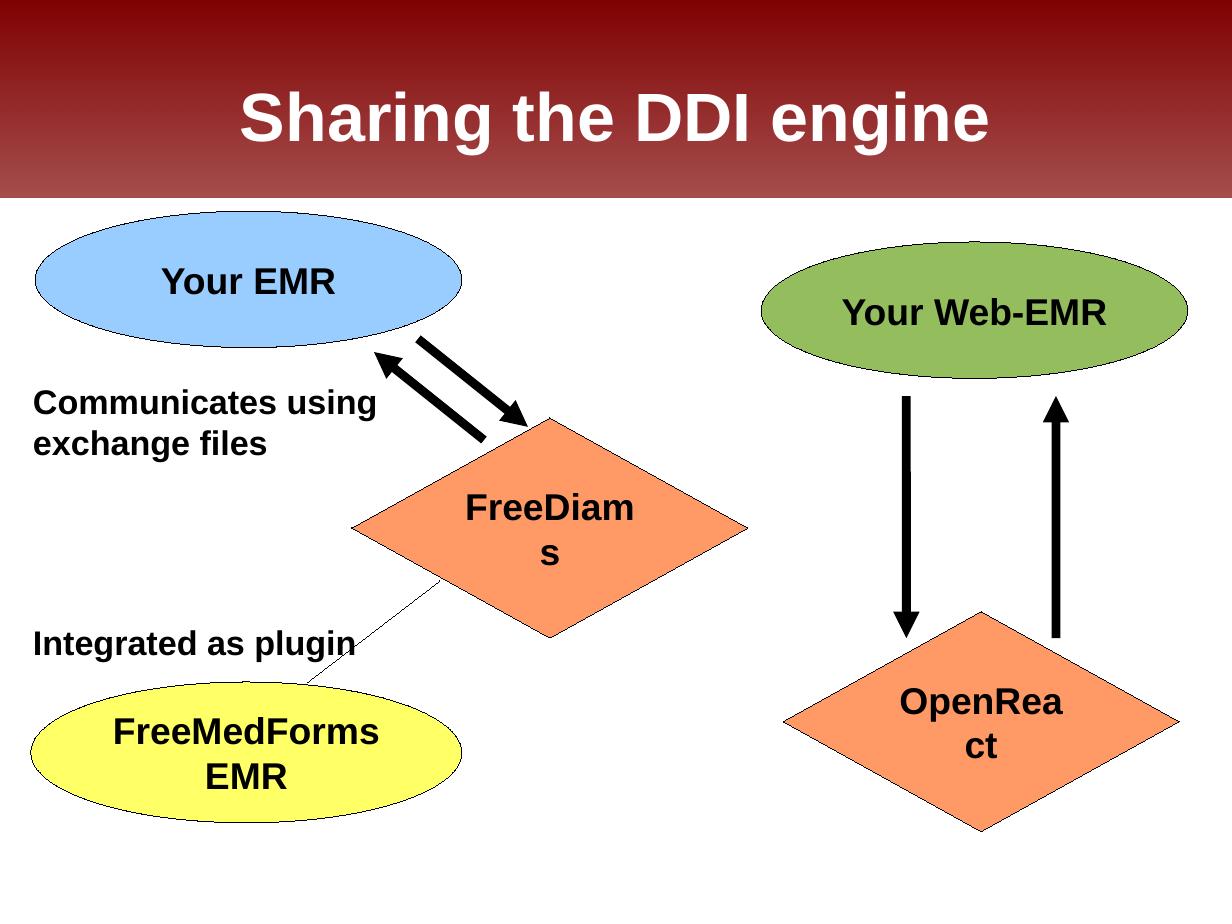
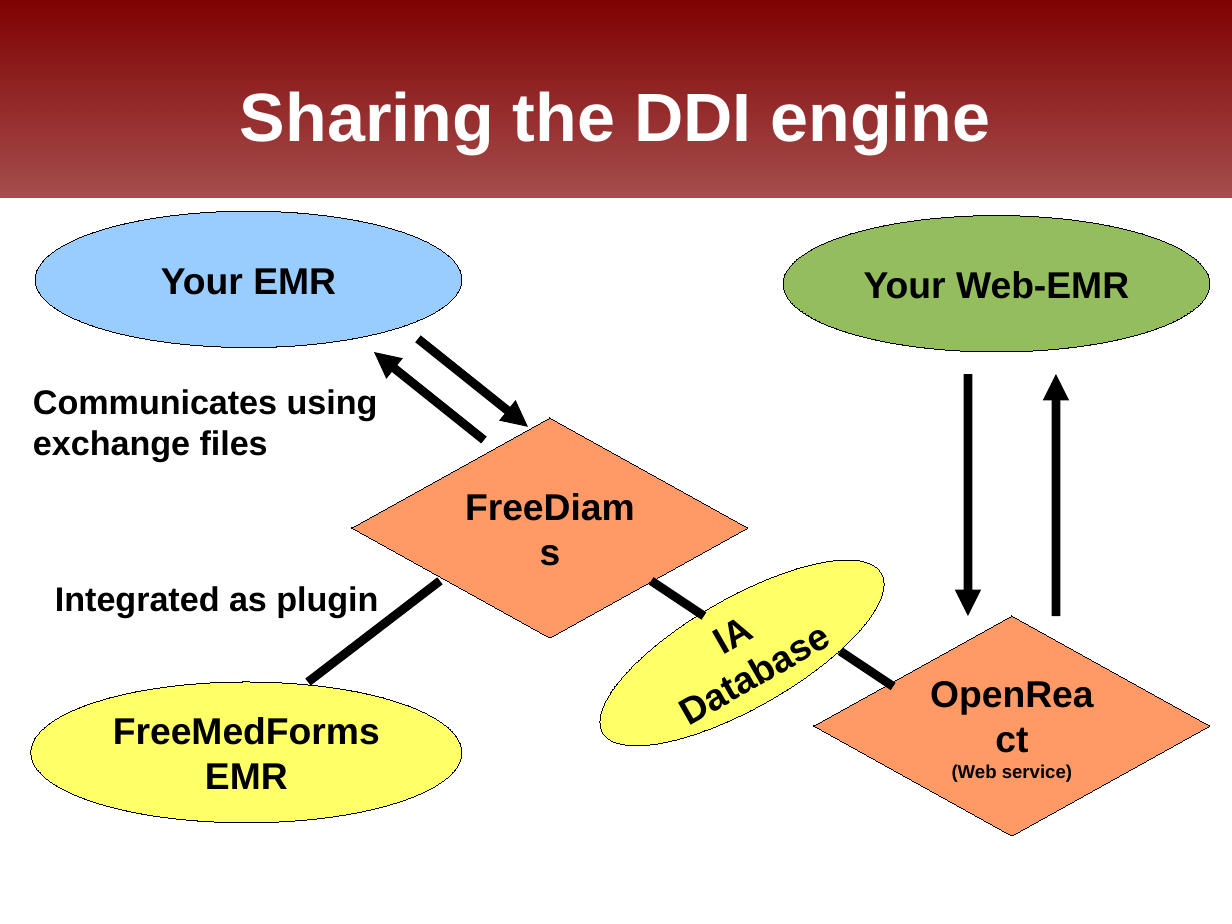
Before and after one commit to FreeHealth/freehealth, a slide deck: slide 9 of science/freemedforms_fosdem2011.odp (slide 13 before the commit). Drawn at 1232x924 pixels with LibreOffice and Linux fonts; fonts in the diff are those of the drawing; background and template pictures are left out. Boxes give left, top, right and bottom in pixels: in the first picture for what was removed or moved away, otherwise in the second. Text is boxed around its words. In the diff, an @@ line names an element or a change of style, - is before the commit and + after.

```diff
--- a/science/freemedforms_fosdem2011.odp
+++ b/science/freemedforms_fosdem2011.odp
@@ ellipse "Your Web-EMR": place and size @@
-ellipse "Your Web-EMR" at [761, 243, 1188, 379]
+ellipse "Your Web-EMR" at [784, 216, 1211, 352]
@@ arrow moved from (907, 396) - (907, 638) to (968, 375) - (968, 616) @@
@@ arrow moved from (1056, 638) - (1056, 396) to (1056, 616) - (1056, 375) @@
@@ ellipse added at [575, 526, 908, 780], fill #FFFF66, outline #000000 0 pt, 24 pt, text #000000, bold @@
+IA Database
@@ text "Integrated as plugin": place and size @@
-text "Integrated as plugin" at [33, 630, 356, 662]
+text "Integrated as plugin" at [55, 586, 378, 618]
@@ line (309, 682) - (440, 581): stroke #000000 0 pt to #000000 5.67 pt @@
@@ line added from (652, 581) to (704, 616), #000000 5.67 pt @@
@@ diamond "OpenReact": place and size @@
-diamond "OpenReact" at [784, 612, 1179, 832]
+diamond "OpenReact" at [814, 616, 1210, 836]
@@ line added from (841, 652) to (893, 686), #000000 5.67 pt @@
@@ text in diamond at [952, 764, 1072, 782]: paragraph added @@
+(Web service)
```
Also in this commit, not shown: 5 other slides changed, 2 slides removed.
